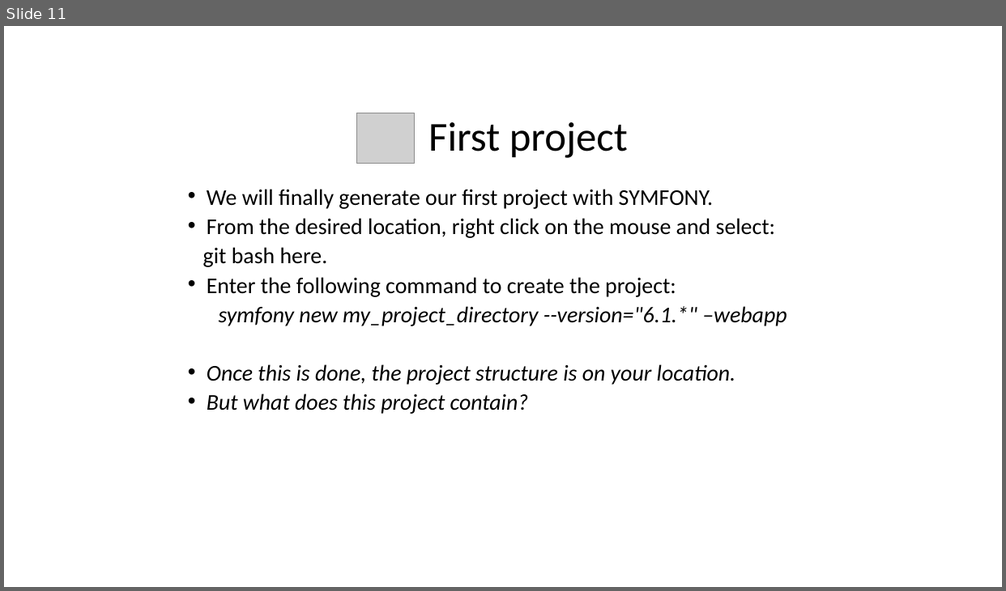
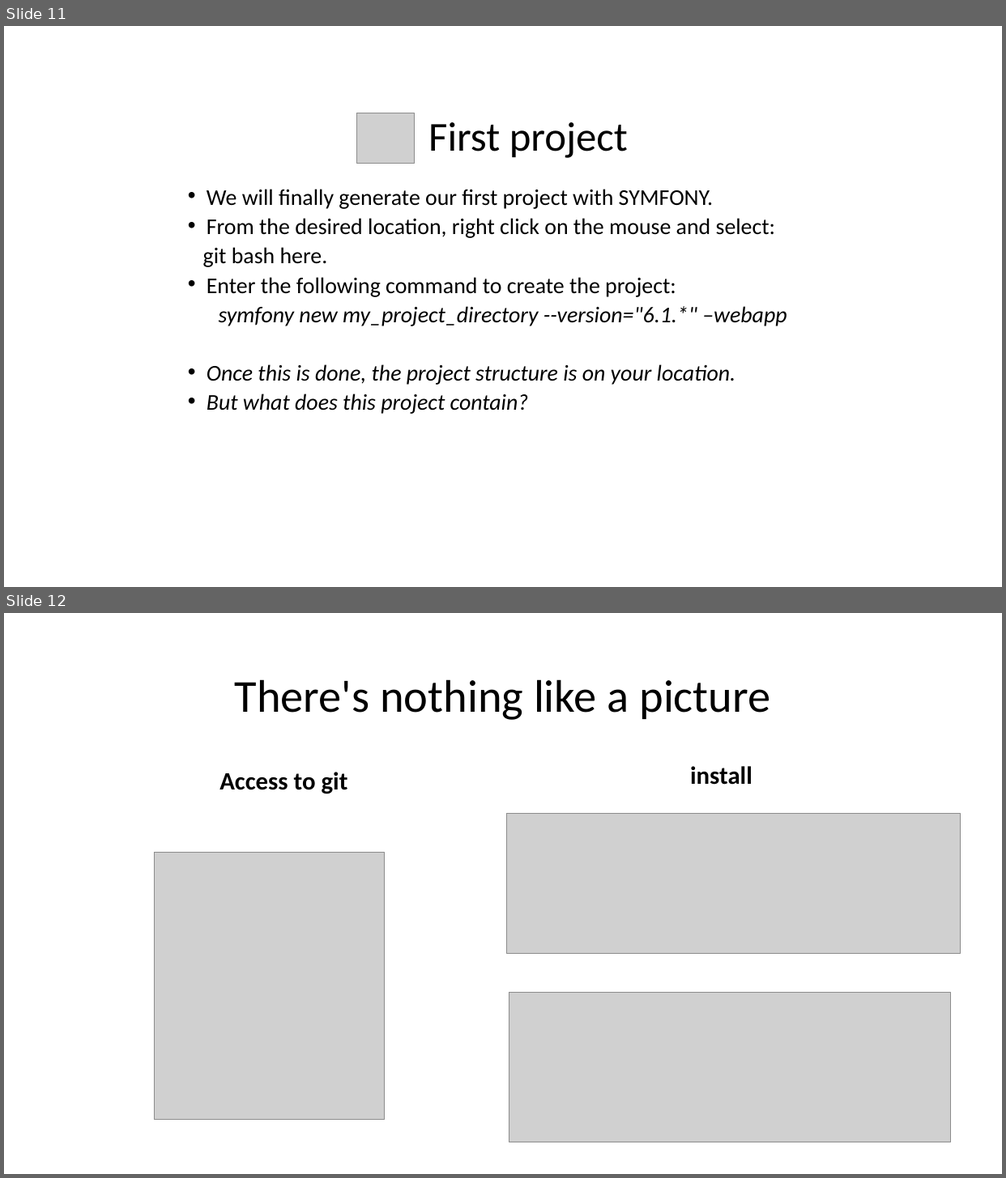
Before and after one commit to Philippe-Da-Costa/PowerPoint, a slide deck: presentation/What the Symfony.pptx. Shown one above the other, each under a label of ours: slide 11 before the commit, slides 11 and 12 after it. The pictures are 1006x591 and 1006x1178 pixels, drawn with LibreOffice and Linux fonts; fonts in the diff are those of the drawing; grey boxes stand for pictures; background and template pictures are left out. Boxes give left, top, right and bottom in pixels: in the first picture for what was removed or moved away, otherwise in the second. Text is boxed around its words. In the diff, an @@ line names an element or a change of style, - is before the commit and + after.

```diff
--- a/presentation/What the Symfony.pptx
+++ b/presentation/What the Symfony.pptx
@@ slide 12 added at [4,613,1002,1174], background picture (left out) @@
@@ title added at [235,679,770,720], 44 pt, text #000000 @@
+There's nothing like a picture
@@ text added at [219,772,348,794], 24 pt, text #000000, bold @@
+Access to git
@@ text added at [690,766,752,785], 24 pt, text #000000, bold @@
+install
@@ picture added at [507,814,961,954] @@
@@ picture added at [154,853,385,1120] @@
@@ picture added at [509,993,950,1142] @@
```
Also in this commit, not shown: 3 slides changed, 1 other file.
